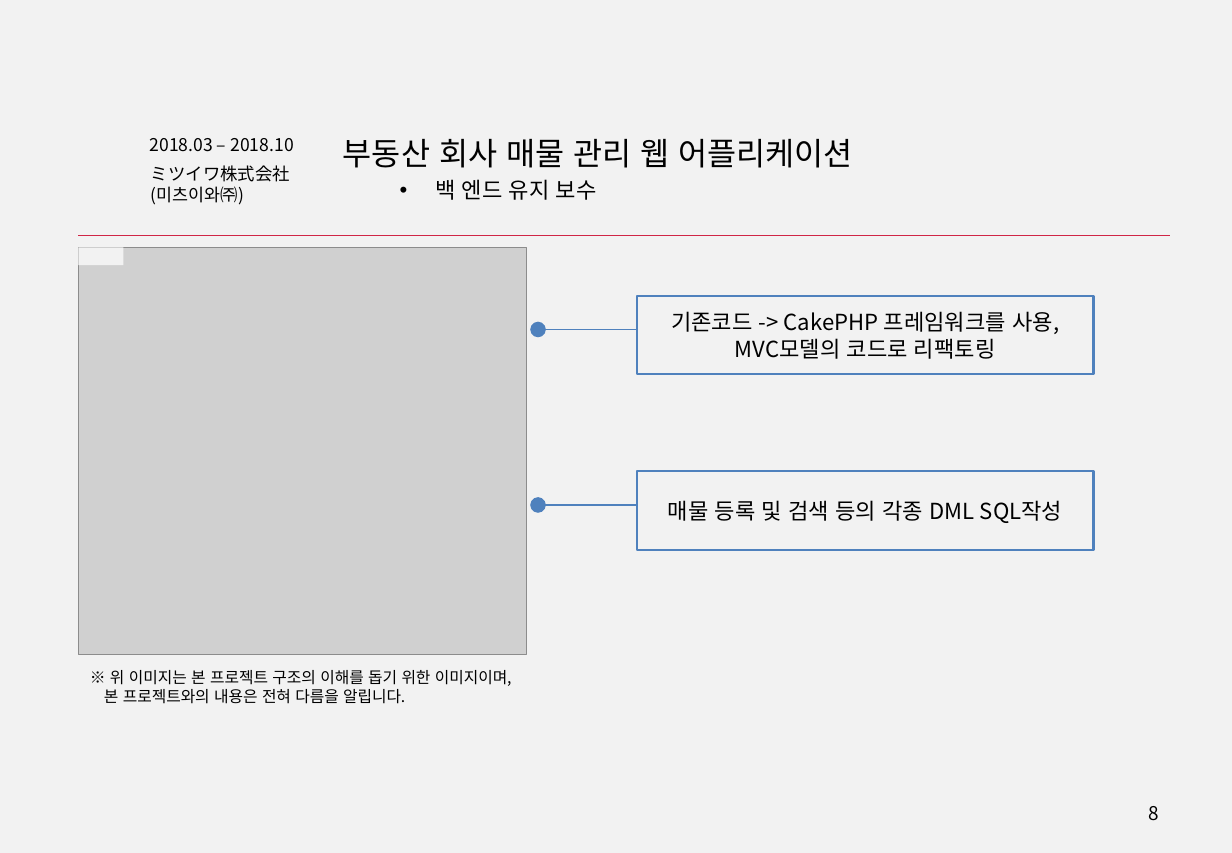
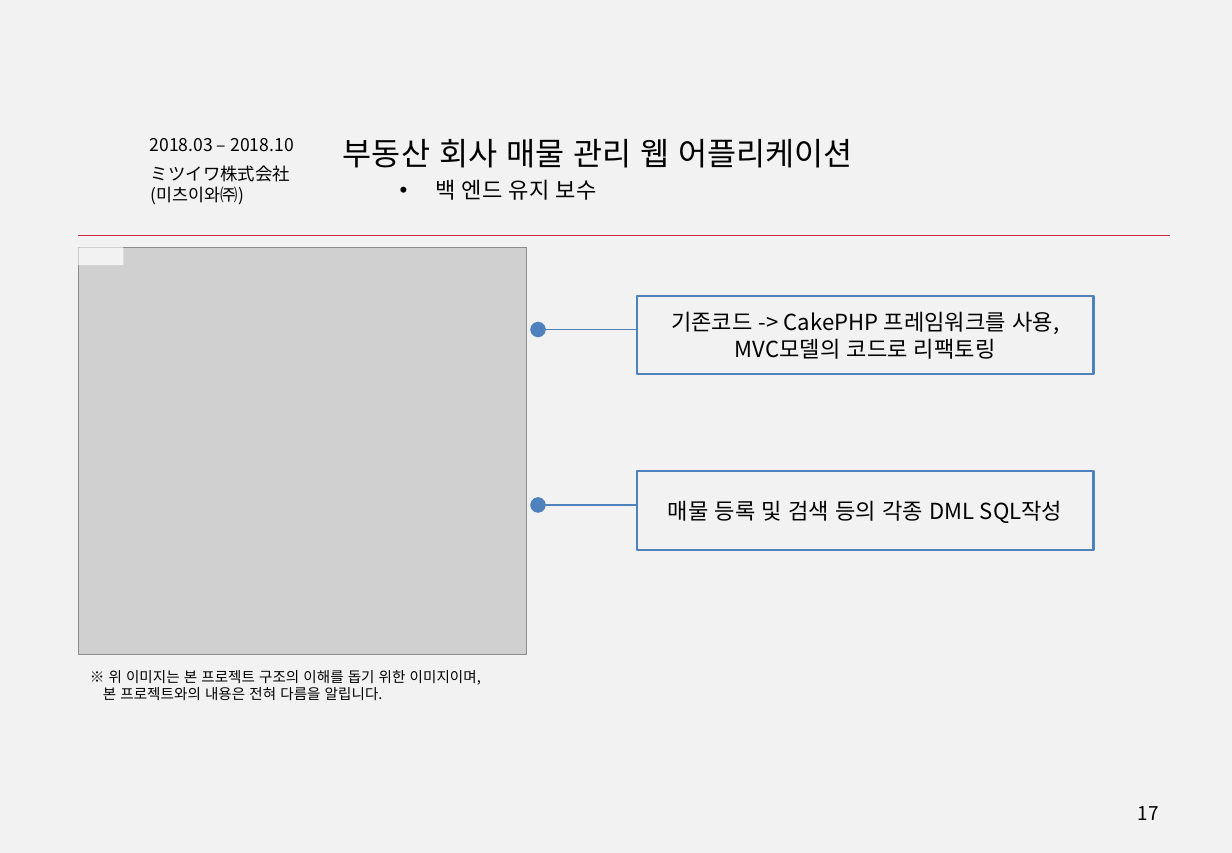
Before and after one commit to Marmaladee/Portfolio, a slide deck: slide 17 of 포트폴리오_강동수(Kang Dongsoo).pptx (slide 8 before the commit). Drawn at 1232x853 pixels with LibreOffice and Linux fonts; fonts in the diff are those of the drawing; grey boxes stand for pictures. Boxes give left, top, right and bottom in pixels: in the first picture for what was removed or moved away, otherwise in the second. Text is boxed around its words. In the diff, an @@ line names an element or a change of style, - is before the commit and + after.

```diff
--- a/포트폴리오_강동수(Kang Dongsoo).pptx
+++ b/포트폴리오_강동수(Kang Dongsoo).pptx
@@ text "※ 위 이미지는 본 프로젝트 ..." at [103, 670, 481, 700]: size 10 to 9.2 pt @@
@@ page number at [1138, 806, 1159, 820]: text changed @@
-8
+17
```
Also in this commit, not shown: 2 other slides changed, 9 slides added, 4 other files.
